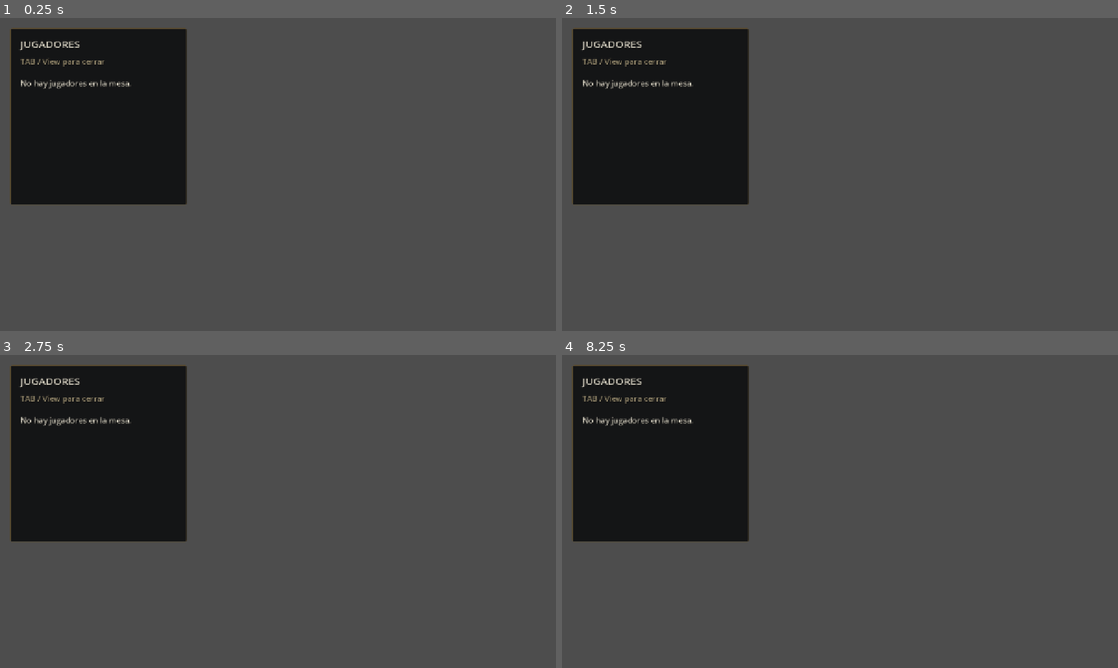
Above: before the commit, frames 1-4 (two rows, left to right).
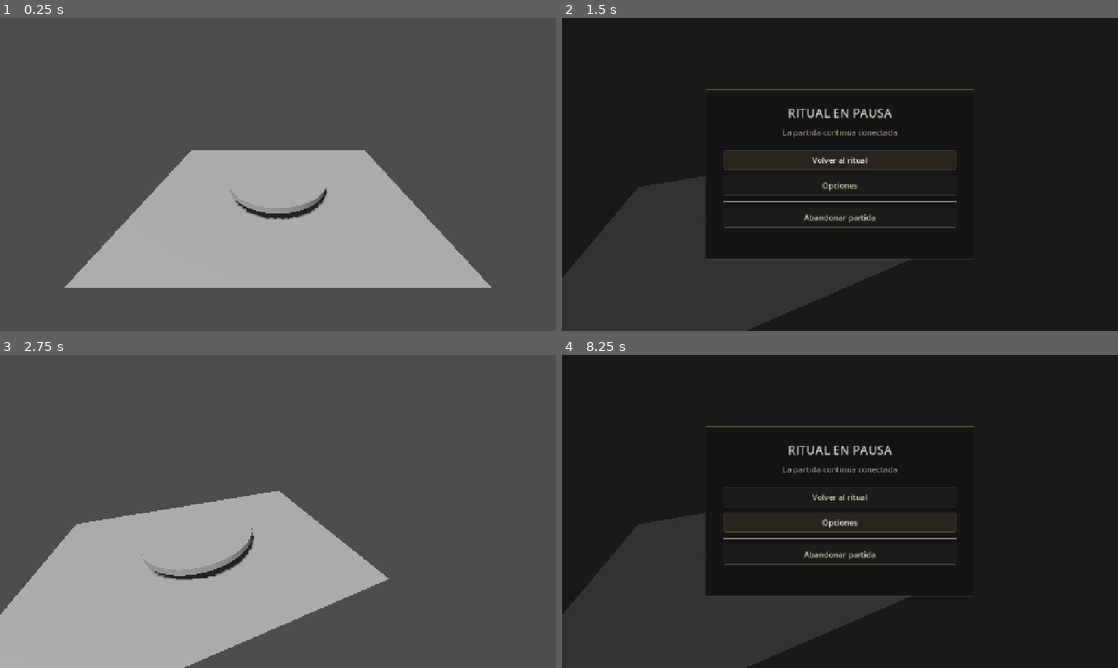
Above: after the commit, the same moments.

Repository: morfranja-coder/Gods-And-Liars
Game: Godot game, scene res://scenes/table/table.tscn
Same seed, same stepped clock (60 frames per second), same inputs: the game is played once before the commit and once after it. This scene is started directly instead of the project's main scene.
Inputs (mouse positions are in pixels of both pictures, inside the frame that each line leads up to):
- Up to frame 1 (0.25 s): no input
- Up to frame 2 (1.5 s): tap Enter (menu_confirm) at 0.5 s; move the mouse to (962, 158) at 0.52 s; tap T (chat_open) at 0.6 s; click (962, 158) at 0.67 s; tap Space at 0.77 s; move the mouse to (728, 190) at 1.27 s; hold Escape (menu_back) from 1.28 s (still down); tap 1 (emote_1) at 1.35 s
- Up to frame 3 (2.75 s): tap Space at 1.52 s; tap Enter (menu_confirm) at 2 s; move the mouse to (333, 442) at 2.02 s; release Escape (menu_back) at 2.03 s; tap 2 (emote_2) at 2.1 s
- Up to frame 4 (8.25 s): tap Enter (menu_confirm) every 0.75 s from 2.75 to 5 s; move the mouse to (812, 574) at 2.77 s; tap 3 (emote_3) at 2.85 s; click (812, 574) at 2.92 s; tap Space at 3.02, 3.77, 4.52, 6.02, 6.77, 7.52 s; move the mouse to (1006, 558) at 3.52 s; hold Escape (menu_back) 3.53-5.78 s; tap 4 (emote_4) at 3.6 s; move the mouse to (673, 464) at 4.27 s; tap 5 (emote_5) at 4.35 s; move the mouse to (867, 511) at 5.02 s; tap 6 (emote_6) at 5.1 s; click (867, 511) at 5.17 s; move the mouse to (756, 433) at 5.77 s; tap 7 (emote_7) at 5.85 s; move the mouse to (962, 495) at 6.52 s; tap 8 (emote_8) at 6.6 s; move the mouse to (728, 527) at 7.27 s; click (728, 527) at 7.35 s; move the mouse to (895, 442) at 8.02 s; hold Escape (menu_back) from 8.03 s (still down); tap Tab (player_list) at 8.1 s

The runs differ from the first frame. In frame 1, 41% of the frame differs, in the area x 1-89%, y 3-87%; in frame 2, 84%, in the area x 0-100%, y 0-100%; in frame 3, 42%; in frame 4, 84%.
Error before the commit: Parse Error: Could not resolve external class member "visibility_changed". (res://scenes/table/table.gd:33)

Commit message:
Fix player list signal name collision

Diff:
--- a/scenes/table/player_list_ui.gd
+++ b/scenes/table/player_list_ui.gd
@@ -1,7 +1,7 @@
 class_name PlayerListUI
 extends CanvasLayer
 
-signal visibility_changed(is_open: bool)
+signal open_state_changed(is_open: bool)
 
 const TALKING_FLASH_SECONDS := 0.35
 const DEAD_COLOR := Color(0.46, 0.46, 0.48, 0.72)
@@ -59,7 +59,7 @@
 	panel.visible = value
 	if is_open:
 		refresh()
-	visibility_changed.emit(is_open)
+	open_state_changed.emit(is_open)
 
 func _add_player_row(peer_id: int, peer: Dictionary, local_id: int) -> void:
 	var row := HBoxContainer.new()
